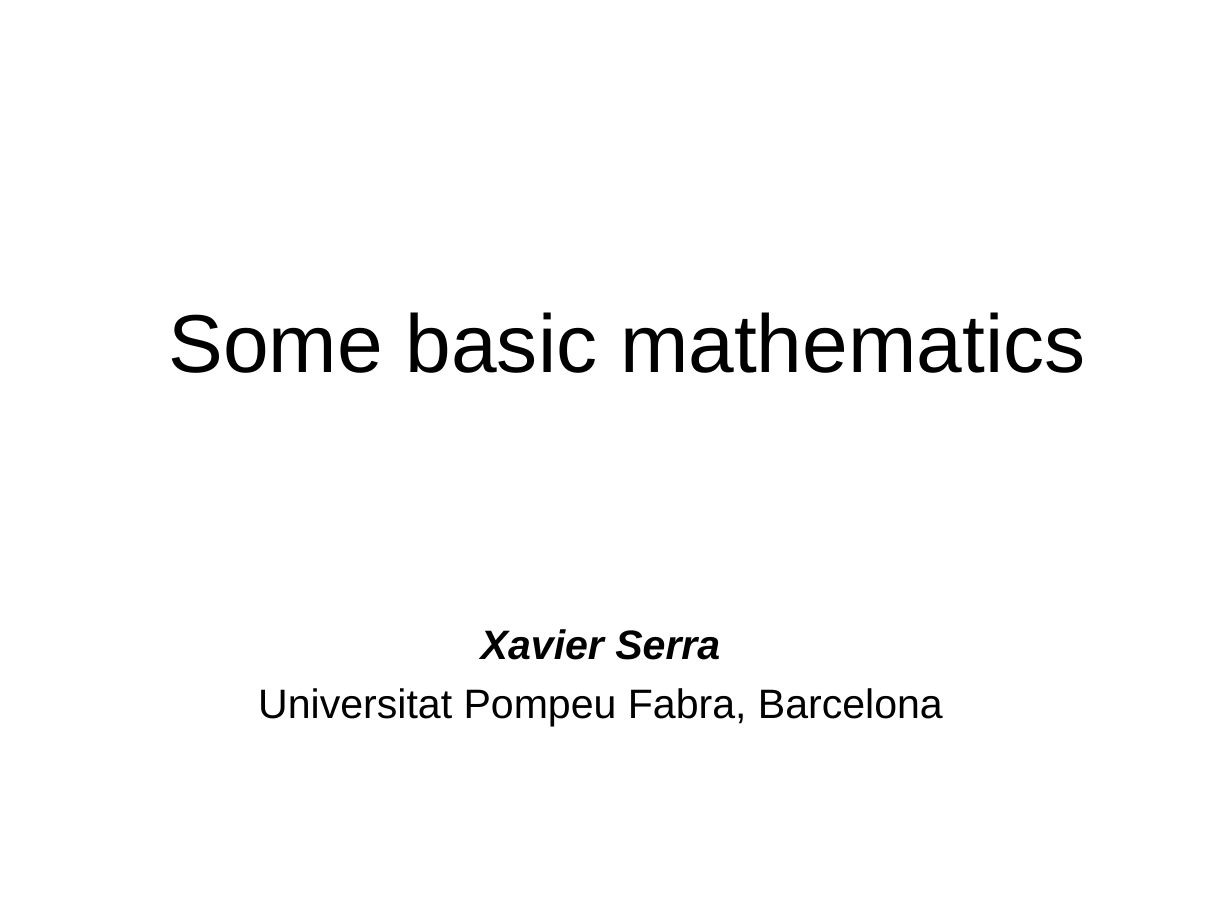
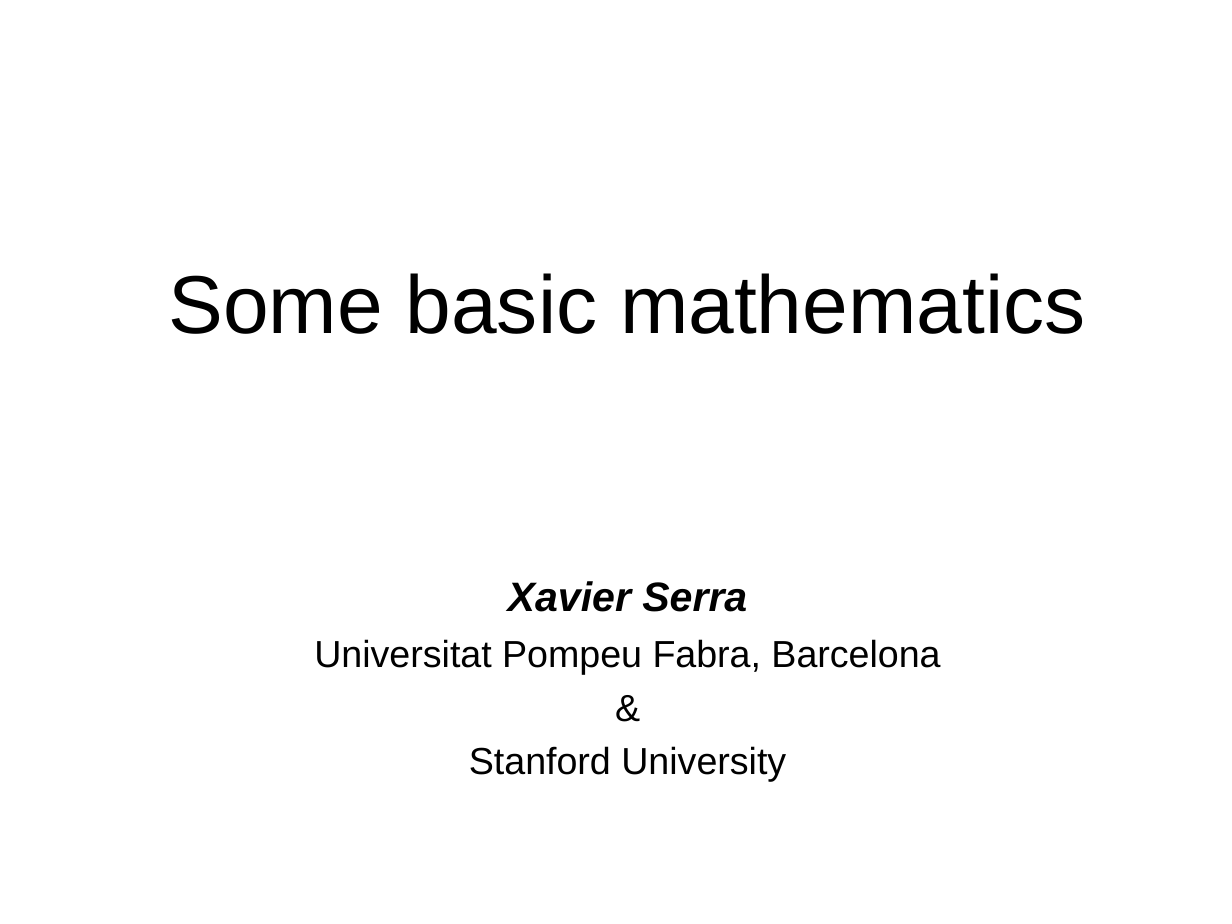
Before and after one commit to MTG/sms-tools, a slide deck: slide 1 of lectures/1-Introduction/Basic-mathematics.odp. Drawn at 1232x924 pixels with LibreOffice and Linux fonts; fonts in the diff are those of the drawing. Boxes give left, top, right and bottom in pixels: in the first picture for what was removed or moved away, otherwise in the second. Text is boxed around its words. In the diff, an @@ line names an element or a change of style, - is before the commit and + after.

```diff
--- a/lectures/1-Introduction/Basic-mathematics.odp
+++ b/lectures/1-Introduction/Basic-mathematics.odp
@@ title "Some basic mathematics": place and size @@
-title "Some basic mathematics" at [169,312,1085,373]
+title "Some basic mathematics" at [169,273,1085,334]
@@ text "Xavier Serra": place and size @@
-text "Xavier Serra" at [258,629,943,726]
+text "Xavier Serra" at [314,581,940,782]
@@ text at [314,581,940,674]: size 24 to 22 pt in "Universitat Pompeu Fabra, Barcelona"; line spacing 1 to 0.95 @@
@@ text at [469,746,786,782]: paragraphs added @@
+&
+Stanford University
```
Also in this commit, not shown: 1 other slide changed, 3 other files.
